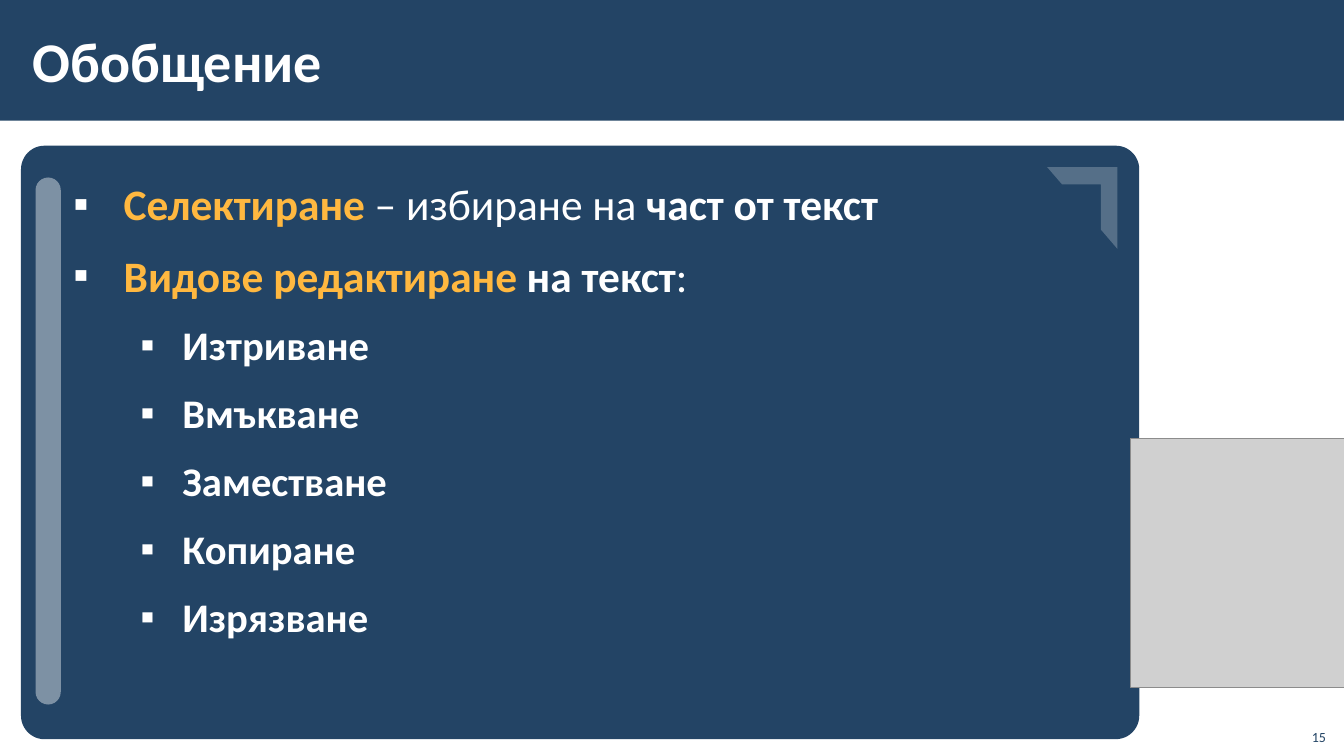
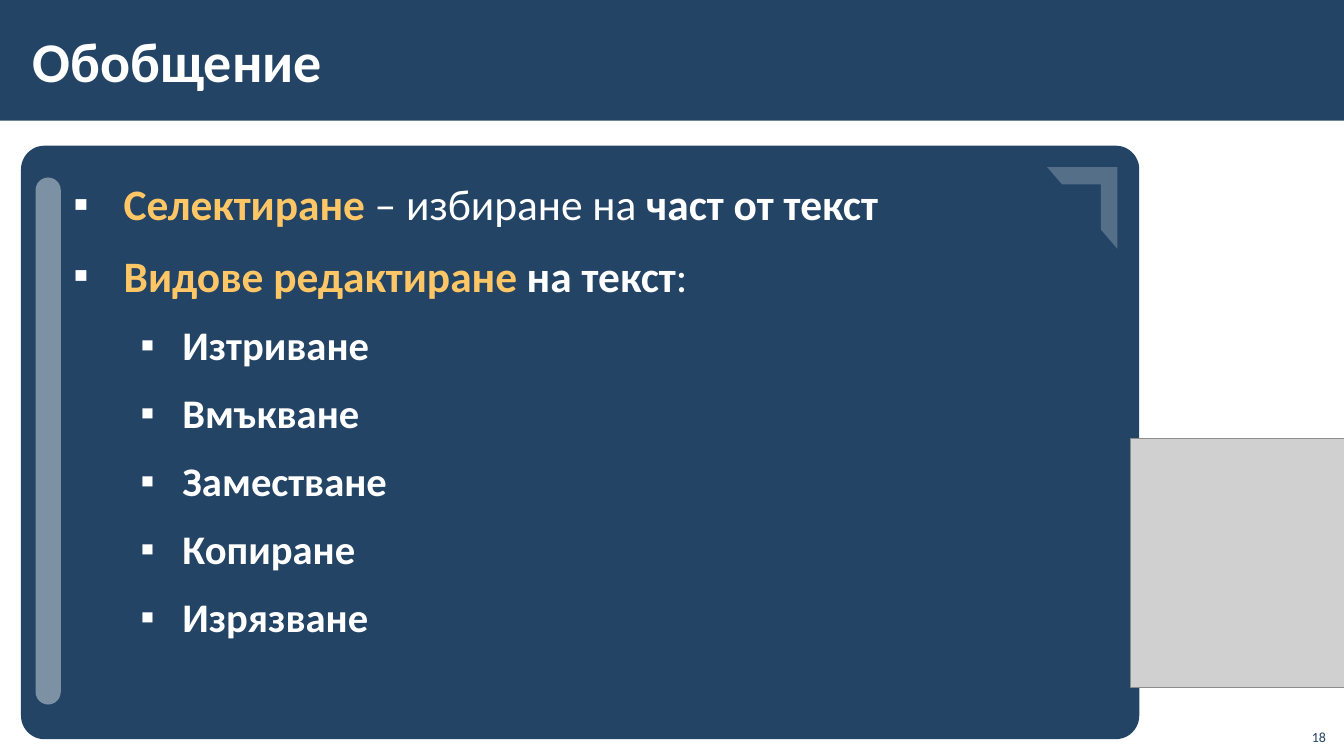
Before and after one commit to BG-IT-Edu/School-Programming, a slide deck: slide 18 of Courses/Computer-Modeling-and-IT/Computer-Modeling-and-IT-5-Class/23-Typing-and-Editing-Text/23-Typing-and-Editing-Text.pptx (slide 15 before the commit). Drawn at 1344x756 pixels with LibreOffice and Linux fonts; fonts in the diff are those of the drawing; grey boxes stand for pictures; background and template pictures are left out. Boxes give left, top, right and bottom in pixels: in the first picture for what was removed or moved away, otherwise in the second. Text is boxed around its words. In the diff, an @@ line names an element or a change of style, - is before the commit and + after.

```diff
--- a/Courses/Computer-Modeling-and-IT/Computer-Modeling-and-IT-5-Class/23-Typing-and-Editing-Text/23-Typing-and-Editing-Text.pptx
+++ b/Courses/Computer-Modeling-and-IT/Computer-Modeling-and-IT-5-Class/23-Typing-and-Editing-Text/23-Typing-and-Editing-Text.pptx
@@ text at bbox=[124, 190, 878, 299]: text colour #FFB840 to #FFC666 in "Селектиране", "Видове редактиране" @@
@@ page number at bbox=[1312, 732, 1326, 742]: text changed @@
-15
+18
```
Also in this commit, not shown: 6 other slides changed, 3 slides added.
